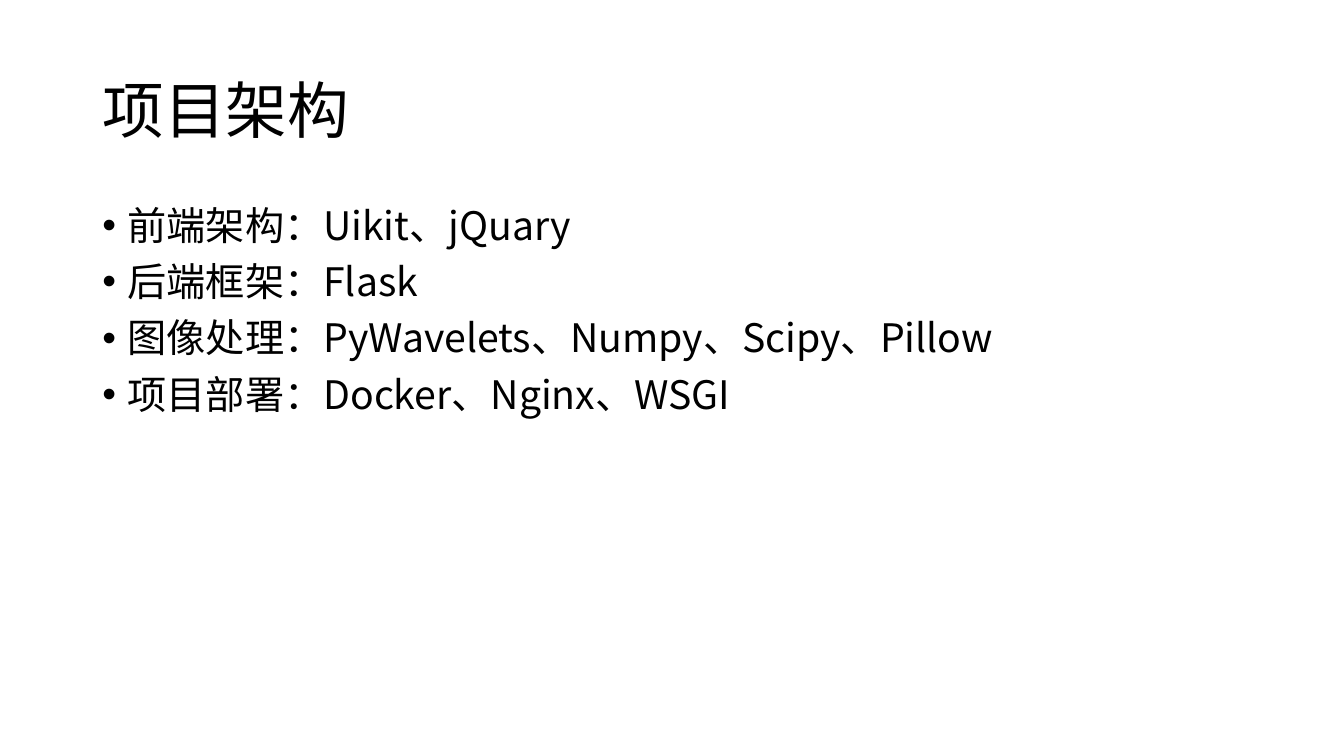
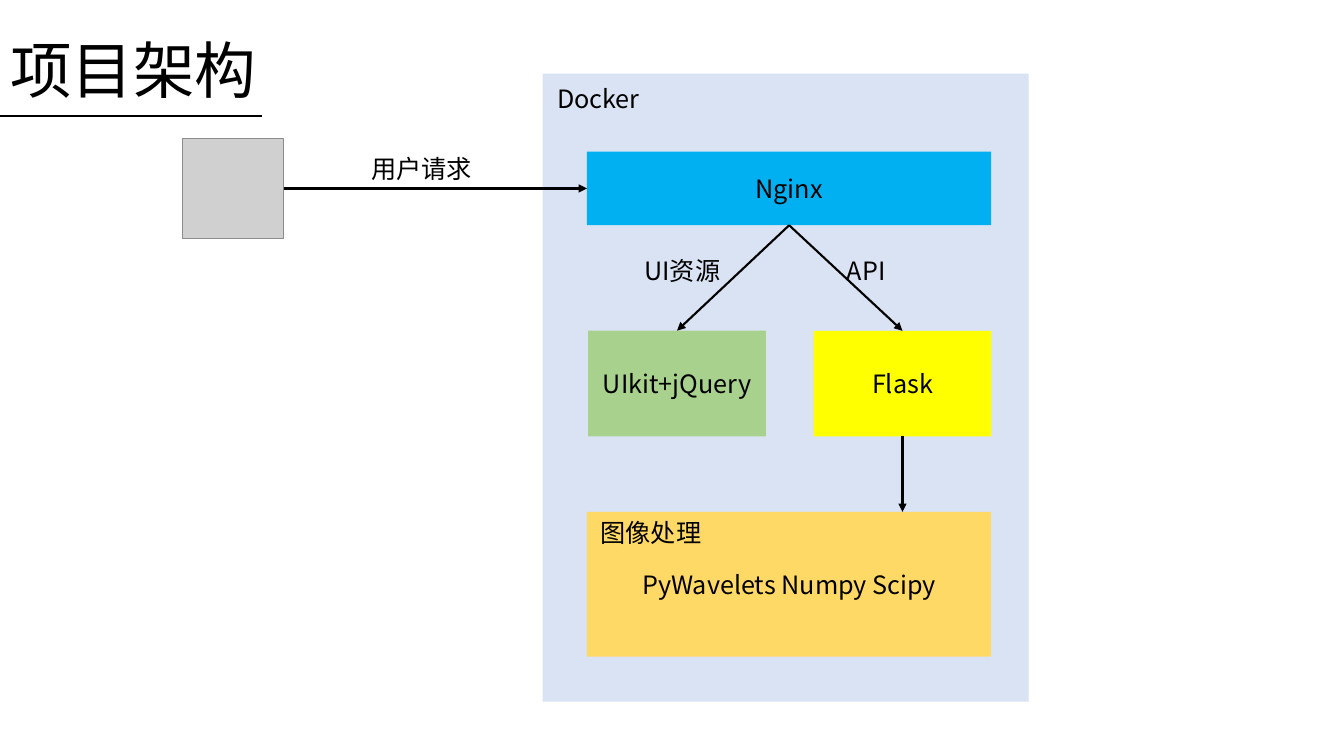
Before and after one commit to haowang-cqu/digital-watermark, a slide deck: slide 9 of doc/数字水印.pptx (slide 10 before the commit). Drawn at 1344x756 pixels with LibreOffice and Linux fonts; fonts in the diff are those of the drawing; grey boxes stand for pictures. Boxes give left, top, right and bottom in pixels: in the first picture for what was removed or moved away, otherwise in the second. Text is boxed around its words. In the diff, an @@ line names an element or a change of style, - is before the commit and + after.

```diff
--- a/doc/数字水印.pptx
+++ b/doc/数字水印.pptx
@@ title "项目架构": place and size @@
-title "项目架构" at bbox=[102, 81, 348, 138]
+title "项目架构" at bbox=[10, 41, 256, 98]
@@ rectangle added at bbox=[542, 74, 1028, 702], fill #DAE3F3 @@
@@ text added at bbox=[557, 88, 640, 109], 18 pt, text #000000 @@
+Docker
@@ line added from (0, 116) to (262, 116), #000000 1.5 pt @@
@@ picture added at bbox=[182, 138, 283, 239] @@
@@ text added at bbox=[371, 156, 472, 180], 18 pt, text #000000 @@
+用户请求
@@ rectangle added at bbox=[587, 151, 991, 225], fill #00B0F0, 18 pt, text #000000 @@
+Nginx
@@ text removed at bbox=[128, 207, 993, 419] @@
-• 前端架构：Uikit、jQuary
-• 后端框架：Flask
-• 图像处理：PyWavelets、Numpy、Scipy、Pillow
-• 项目部署：Docker、Nginx、WSGI
@@ arrow added from (283, 189) to (587, 189), #000000 1.5 pt @@
@@ arrow added from (789, 225) to (678, 331), #000000 1.5 pt @@
@@ arrow added from (789, 225) to (902, 331), #000000 1.5 pt @@
@@ text added at bbox=[644, 259, 720, 282], 18 pt, text #000000 @@
+UI资源
@@ text added at bbox=[847, 261, 886, 286], 18 pt, text #000000 @@
+API
@@ rectangle added at bbox=[589, 331, 766, 437], fill #A9D18E, 18 pt, text #000000 @@
+UIkit+jQuery
@@ rectangle added at bbox=[814, 331, 991, 437], fill #FFFF00, 18 pt, text #000000 @@
+Flask
@@ arrow added from (902, 437) to (902, 512), #000000 1.5 pt @@
@@ rectangle added at bbox=[587, 512, 991, 657], fill #FFD966, 18 pt, text #000000 @@
+PyWavelets Numpy Scipy
@@ text added at bbox=[601, 521, 702, 544], 18 pt, text #000000 @@
+图像处理
```
Also in this commit, not shown: 10 other slides changed, 1 slide removed.
